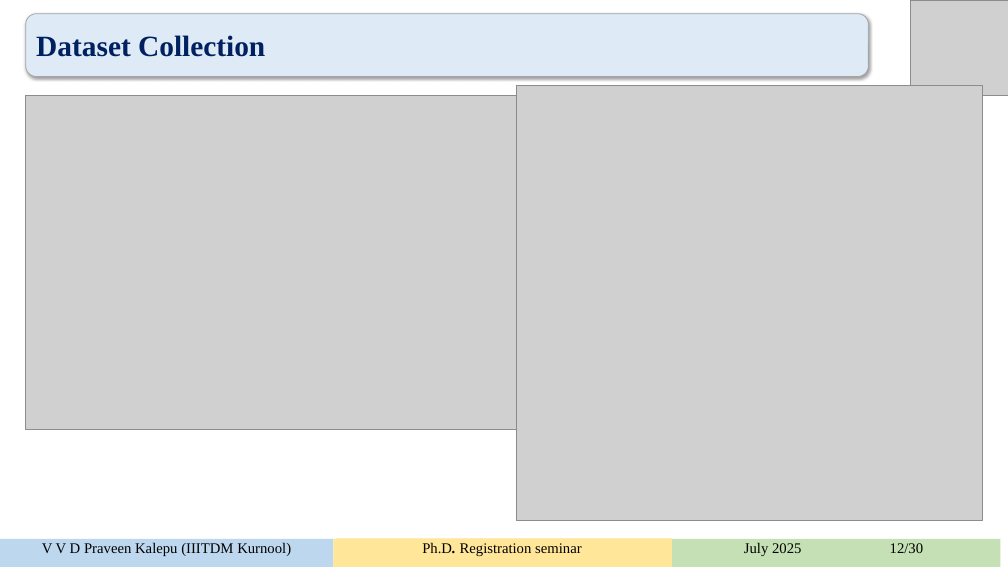
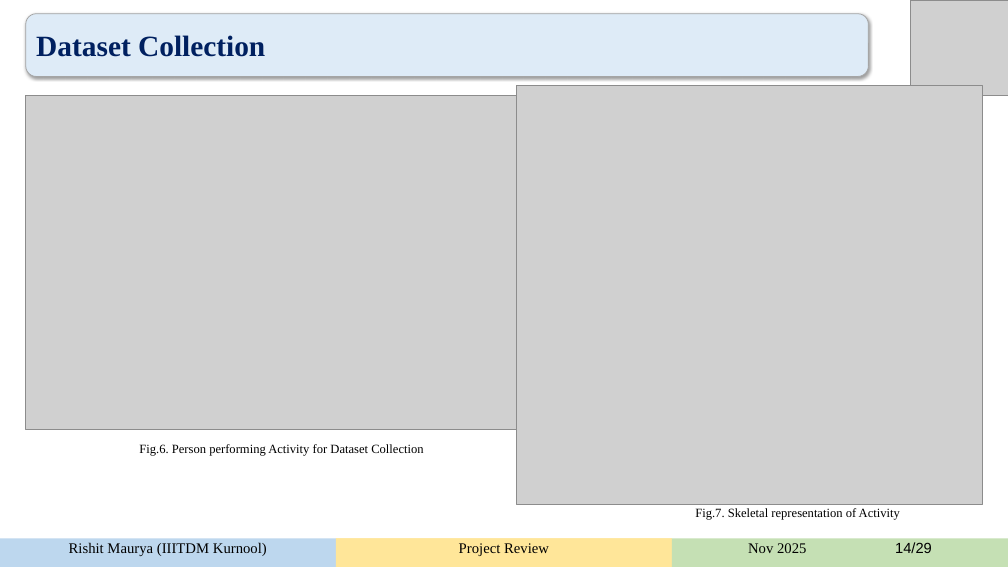
Before and after one commit to rishitmaurya/Human-Activity-Recognition, a slide deck: slide 14 of HAR_rishit.pptx. Drawn at 1008x567 pixels with LibreOffice and Linux fonts; fonts in the diff are those of the drawing; grey boxes stand for pictures. Boxes give left, top, right and bottom in pixels: in the first picture for what was removed or moved away, otherwise in the second. Text is boxed around its words. In the diff, an @@ line names an element or a change of style, - is before the commit and + after.

```diff
--- a/HAR_rishit.pptx
+++ b/HAR_rishit.pptx
@@ picture: place and size @@
-picture at (516, 85, 983, 520)
+picture at (516, 85, 983, 504)
@@ text added at (139, 444, 423, 456), 12 pt, text #000000 @@
+Fig.6. Person performing Activity for Dataset Collection
@@ text added at (695, 508, 900, 520), 12 pt, text #000000 @@
+Fig.7. Skeletal representation of Activity
@@ freeform shape "Rishit Maurya (IIITDM Kurnool)" at (0, 538, 336, 567): outline redrawn @@
@@ freeform shape "Project Review": place and size @@
-freeform shape "Project Review" at (333, 539, 667, 567)
+freeform shape "Project Review" at (336, 538, 671, 567)
@@ freeform shape "Nov 2025 14/29": place and size @@
-freeform shape "Nov 2025 14/29" at (667, 539, 1000, 567)
+freeform shape "Nov 2025 14/29" at (672, 538, 1008, 567)
@@ text in freeform shape at (69, 542, 267, 556): text changed @@
-V V D Praveen Kalepu (IIITDM Kurnool)
+Rishit Maurya (IIITDM Kurnool)
@@ text in freeform shape at (459, 543, 501, 556): text changed @@
-Progressive seminar
+Project Review
@@ text in freeform shape at (748, 542, 932, 553): text changed @@
-July 2025 12/30
+Nov 2025 14/29
```
Also in this commit, not shown: 27 other slides changed.
